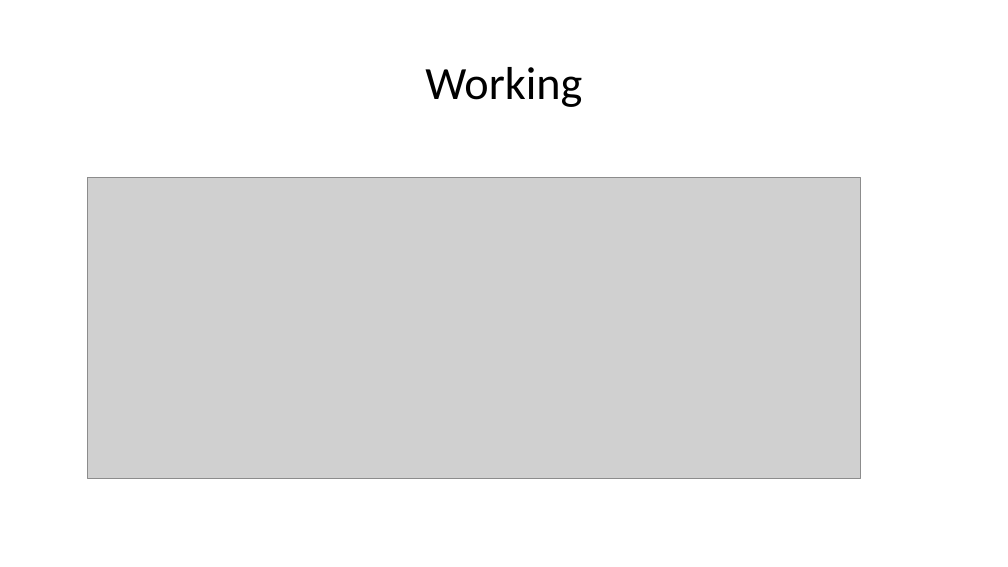
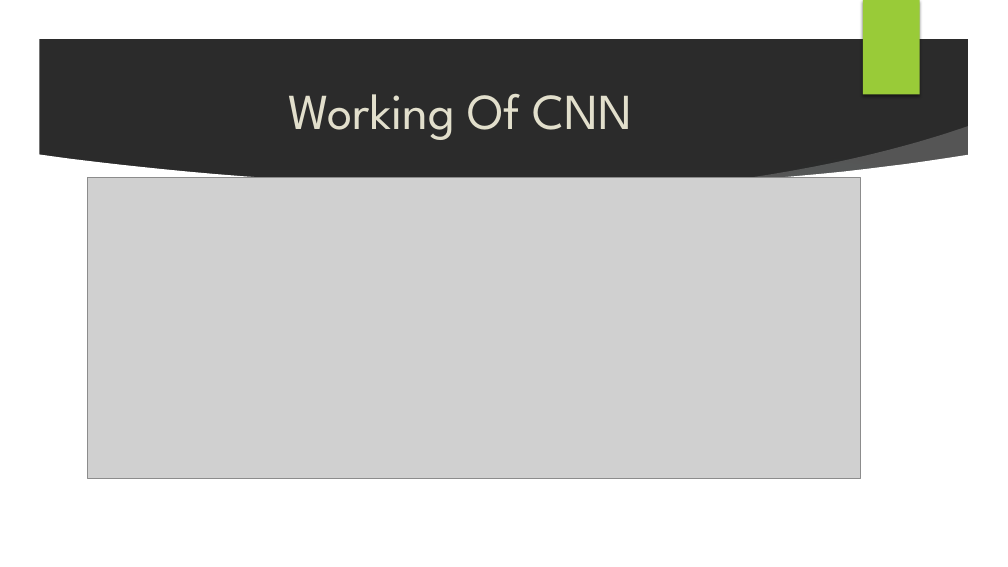
Before and after one commit to Meghac00/MiniProject, a slide deck: slide 12 of Pneumonia Detection using Deep Learning.pptm (slide 8 before the commit). Drawn at 1008x567 pixels with LibreOffice and Linux fonts; fonts in the diff are those of the drawing; grey boxes stand for pictures; background and template pictures are left out; a plain dark background stands for a picture behind light text. Boxes give left, top, right and bottom in pixels: in the first picture for what was removed or moved away, otherwise in the second. Text is boxed around its words. In the diff, an @@ line names an element or a change of style, - is before the commit and + after.

```diff
--- a/Pneumonia Detection using Deep Learning.pptm
+++ b/Pneumonia Detection using Deep Learning.pptm
@@ background #FFFFFF to picture (left out) @@
@@ group added at (0, 0, 1008, 567): 3 freeform shapes, 1 ellipse @@
@@ rectangle added at (863, 0, 920, 95), fill #99CB38 @@
@@ title at (288, 93, 632, 140): text changed; size 44 to 48 pt; font Calibri to League Spartan; text colour #000000 to #E2DFCC @@
-Working
+Working Of CNN
```
Also in this commit, not shown: 9 other slides changed, 5 slides added, 1 slide removed, 2 other files.
